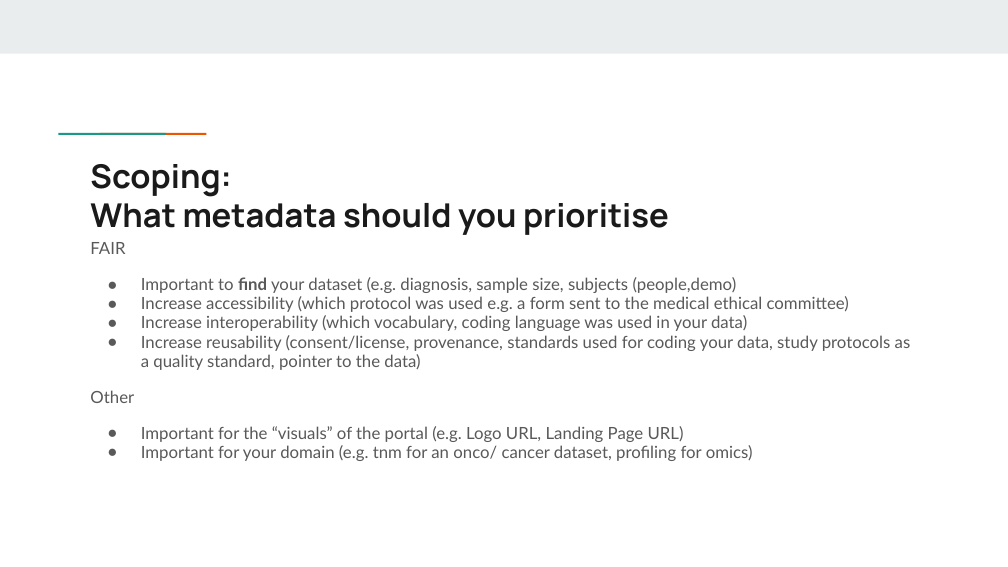
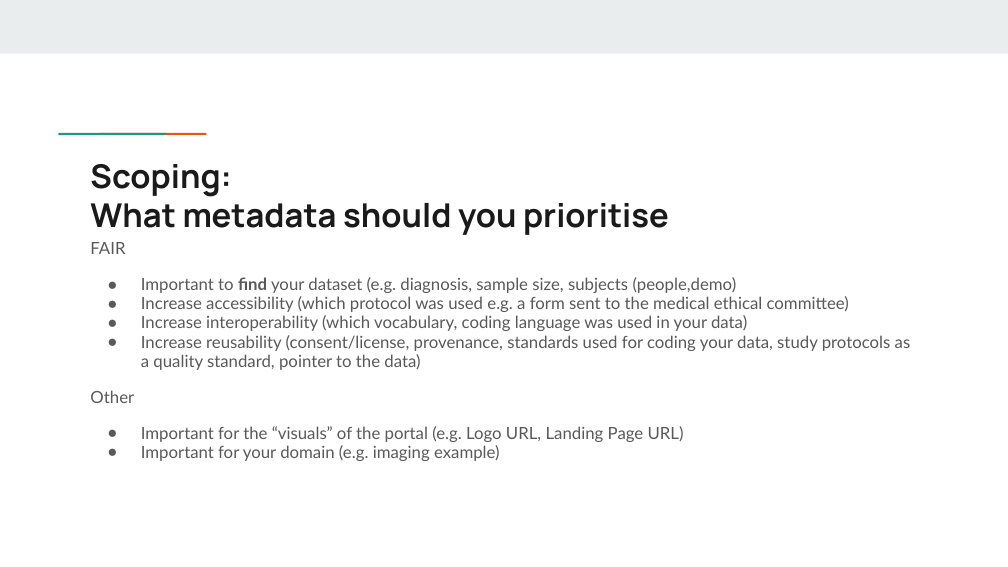
Before and after one commit to Health-RI/health-ri-metadata, a slide deck: slide 15 of Presentations/HRI_Metadata_Schema_ImagingGroup_KickOff (1).pptx (slide 14 before the commit). Drawn at 1008x567 pixels with LibreOffice and Linux fonts; fonts in the diff are those of the drawing. Boxes give left, top, right and bottom in pixels: in the first picture for what was removed or moved away, otherwise in the second. Text is boxed around its words. In the diff, an @@ line names an element or a change of style, - is before the commit and + after.

Commit message:
Update imaging presentation (DRAFT)

```diff
--- a/Presentations/HRI_Metadata_Schema_ImagingGroup_KickOff (1).pptx
+++ b/Presentations/HRI_Metadata_Schema_ImagingGroup_KickOff (1).pptx
@@ text at bbox=[141, 445, 500, 461]: text changed @@
-● Important for your domain (e.g. tnm for an onco/ cancer dataset, profiling for omics)
+● Important for your domain (e.g. imaging example)
```
Also in this commit, not shown: 6 other slides changed.
